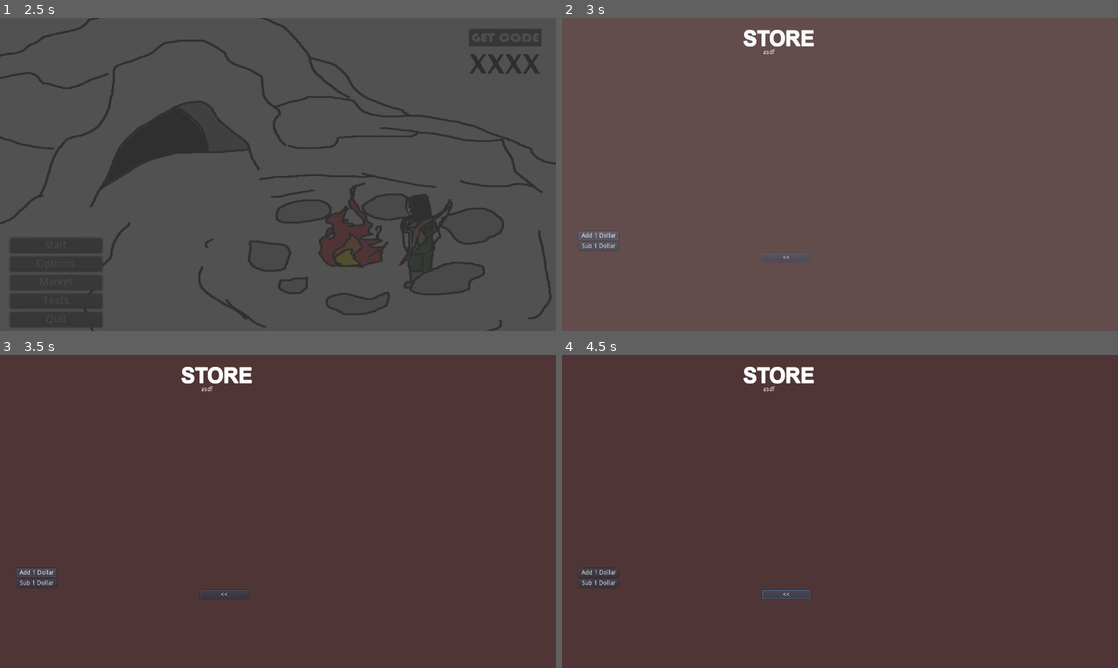
Above: before the commit, frames 1-4 (two rows, left to right).
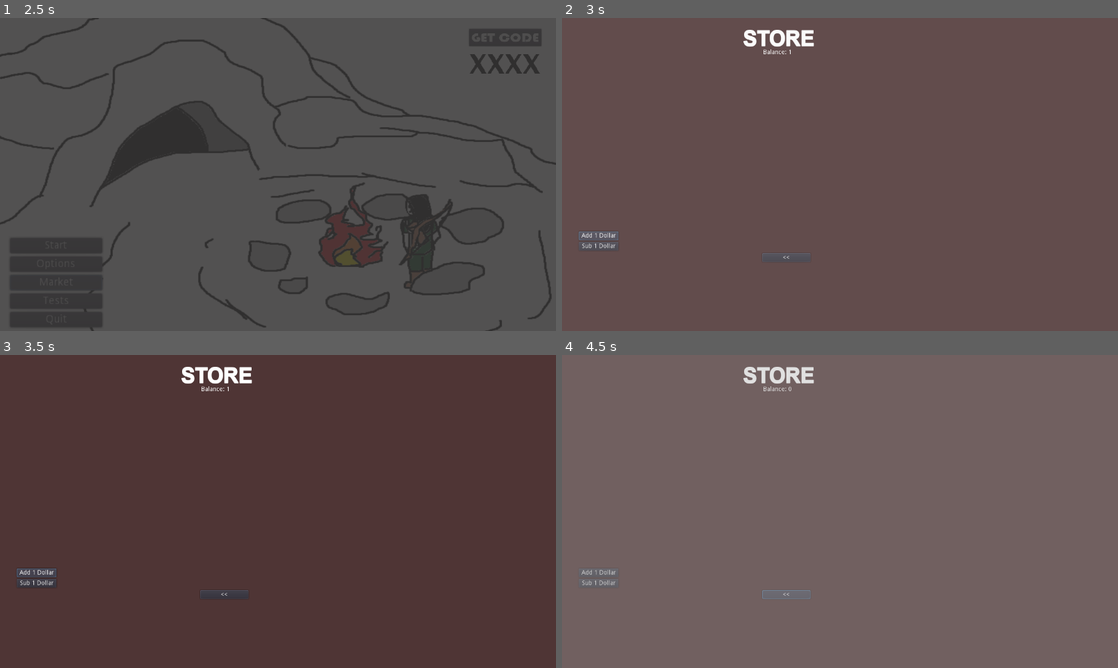
Above: after the commit, the same moments.

Repository: rwyndrum4/MENDAX
Game: Godot game, scene res://Scenes/mainMenu/mainMenu.tscn
Two runs of this game, one before a commit and one after it. Both use one fixed random seed, a clock stepped at 60 frames per second and the inputs below.
Inputs:
- Up to frame 1 (2.5 s): click "Start" at 0.5 s; click "Start" at 1.25 s; click "Market" at 2 s
- Up to frame 2 (3 s): click "Add 1 Dollar" at 2.75 s
- Up to frame 3 (3.5 s): no input
- Up to frame 4 (4.5 s): click "Sub 1 Dollar" at 3.5 s; click "<<" at 4.25 s

Frame 1 is identical in both runs. In frame 2, less than 0.1% of the frame differs, in the area x 36-42%, y 10-12%; in frame 3, less than 0.1%; in frame 4, 100%, in the area x 0-100%, y 0-100%.
Error before the commit: Parse Error: The identifier "Global" isn't declared in the current scope. (res://StoreElements/StoreVars.gd:6)

Commit message:
Global fix

Diff:
--- a/game/project.godot
+++ b/game/project.godot
@@ -22,11 +22,10 @@
 
 [autoload]
 
-
 SceneTrans="*res://Scenes/sceneTrans/SceneTrans.tscn"
 GlobalSettings="*res://Loader/globalSettings.gd"
 Save="*res://Loader/save.gd"
-
+Global="*res://Loader/Global.gd"
 
 [display]
 
Renamed: game/Global.gd -> game/Loader/Global.gd
